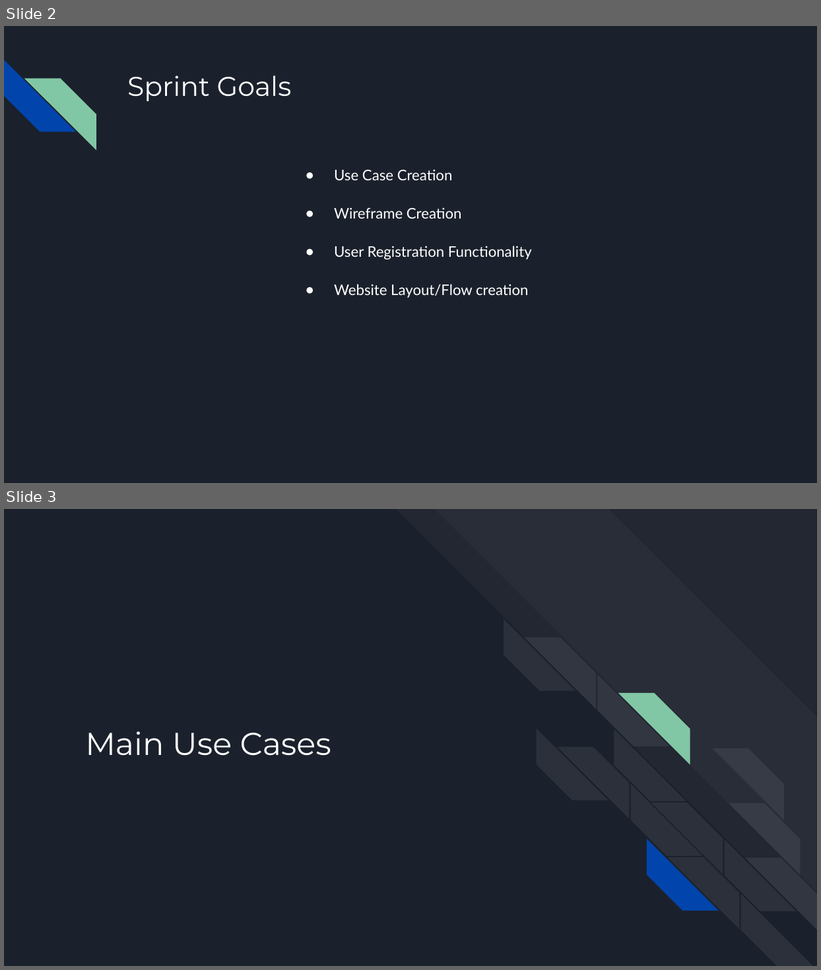
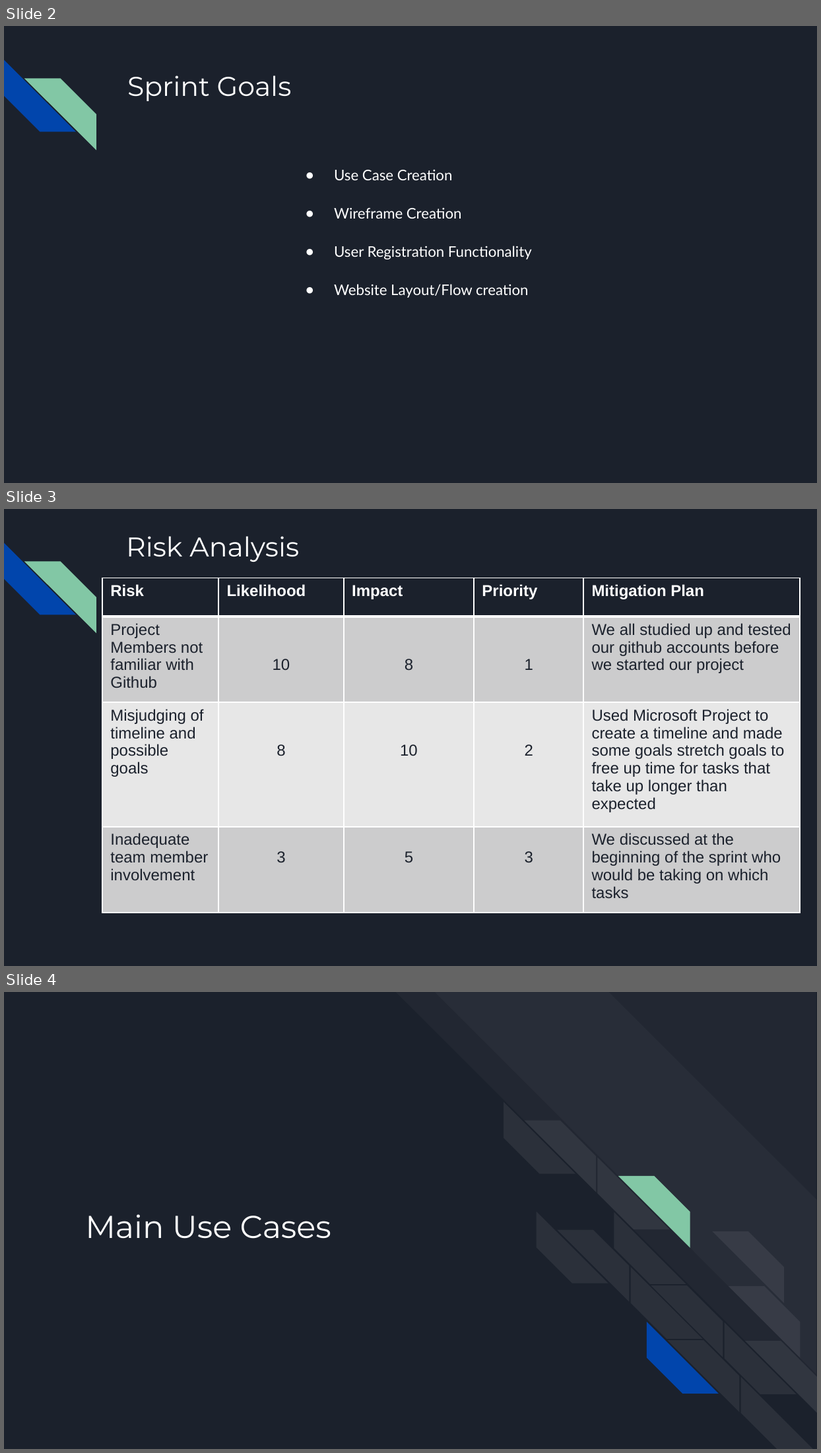
Before and after one commit to GraydonPeck/CSI4999Project, a slide deck: Documentation/4999 - Sprint2.pptx. Shown one above the other, each under a label of ours: slides 2 and 3 before the commit, slides 2, 3 and 4 after it. The pictures are 821x970 and 821x1453 pixels, drawn with LibreOffice and Linux fonts; fonts in the diff are those of the drawing. Boxes give left, top, right and bottom in pixels: in the first picture for what was removed or moved away, otherwise in the second. Text is boxed around its words. In the diff, an @@ line names an element or a change of style, - is before the commit and + after.

Commit message:
Edited sprint presentation
Added the risk analysis to the sprint presentation.

```diff
--- a/Documentation/4999 - Sprint2.pptx
+++ b/Documentation/4999 - Sprint2.pptx
@@ slide 3 added at (4, 509, 817, 966), background #1B212C; not listed: 2 template elements that a slide beside it also shows @@
@@ title added at (126, 536, 299, 562), 24 pt, text #FFFFFF @@
+Risk Analysis
@@ table added at (102, 578, 800, 913), 4 rows, 5 columns @@
+Risk | Likelihood | Impact | Priority | Mitigation Plan
+Project Members not familiar with Github | 10 | 8 | 1 | We all studied up and tested our github accounts before we started our project
+Misjudging of timeline and possible goals | 8 | 10 | 2 | Used Microsoft Project to create a timeline and made some goals stretch goals to free up time for tasks that take up longer than expected
+Inadequate team member involvement | 3 | 5 | 3 | We discussed at the beginning of the sprint who would be taking on which tasks
@@ what was slide 3 is now slide 4 @@
```
